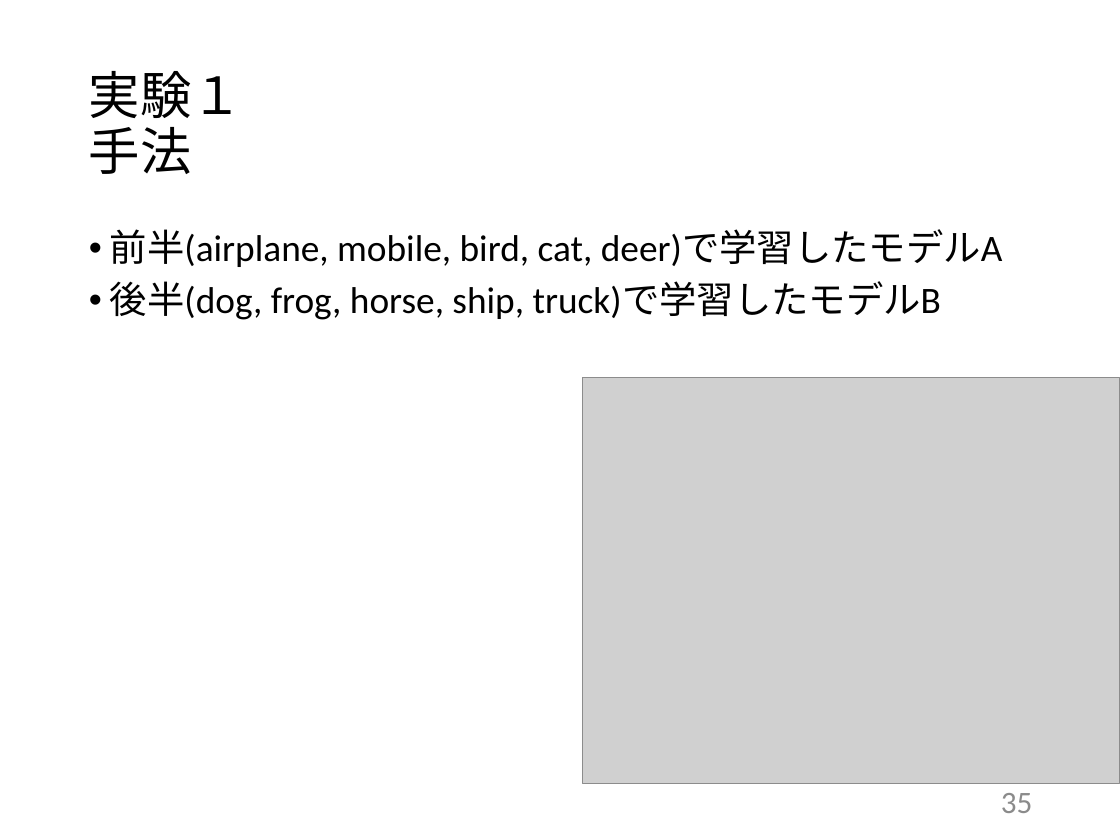
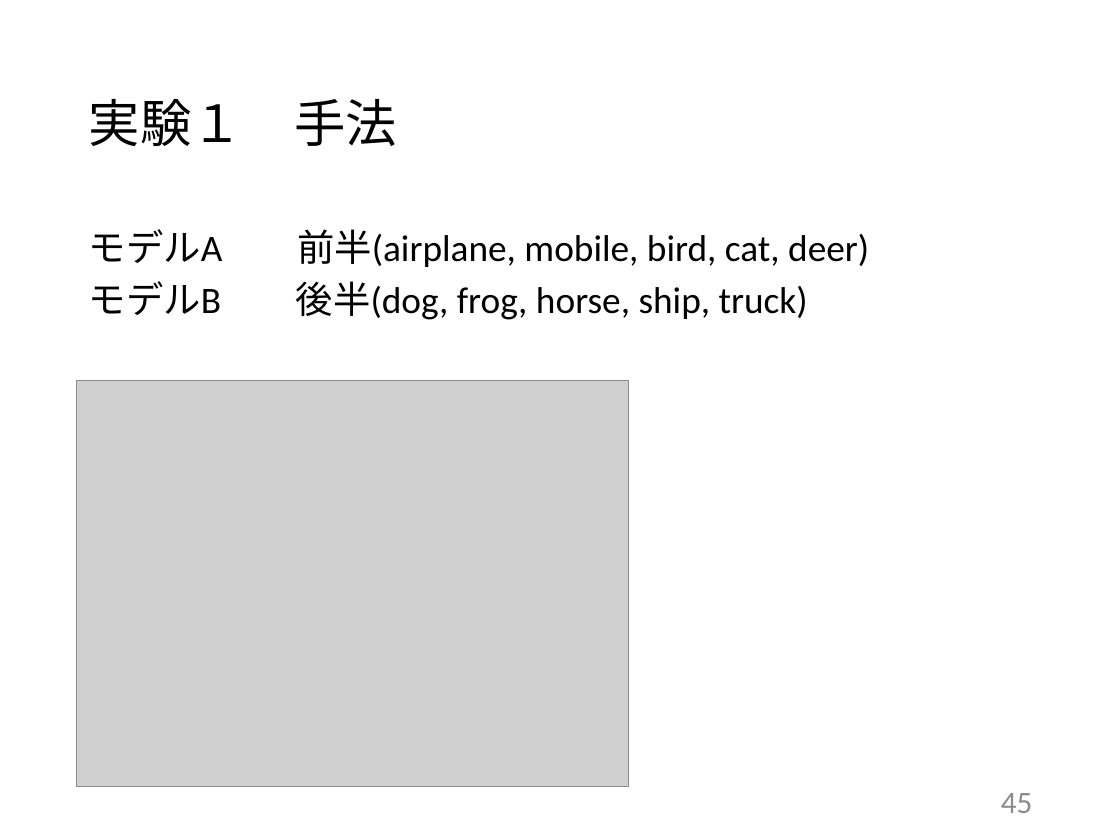
Before and after one commit to tatsuya-sugiyama/WeeklyReport, a slide deck: slide 45 of report/2020前期/2020_1st_sugiyama.pptx (slide 35 before the commit). Drawn at 1120x840 pixels with LibreOffice and Linux fonts; fonts in the diff are those of the drawing; grey boxes stand for pictures. Boxes give left, top, right and bottom in pixels: in the first picture for what was removed or moved away, otherwise in the second. Text is boxed around its words. In the diff, an @@ line names an element or a change of style, - is before the commit and + after.

```diff
--- a/report/2020前期/2020_1st_sugiyama.pptx
+++ b/report/2020前期/2020_1st_sugiyama.pptx
@@ title "実験１ 手法" rewrapped from (89,71,243,174) to (89,99,397,146) @@
@@ text at (89,229,869,320): text changed @@
-• 前半(airplane, mobile, bird, cat, deer)で学習したモデルA
-• 後半(dog, frog, horse, ship, truck)で学習したモデルB
+モデルA 前半(airplane, mobile, bird, cat, deer)
+モデルB 後半(dog, frog, horse, ship, truck)
@@ picture: place and size @@
-picture at (582,377,1120,783)
+picture at (76,381,628,786)
@@ page number at (1001,793,1033,813): text changed @@
-35
+45
```
Also in this commit, not shown: 31 other slides changed, 17 slides added, 1 slide removed.
